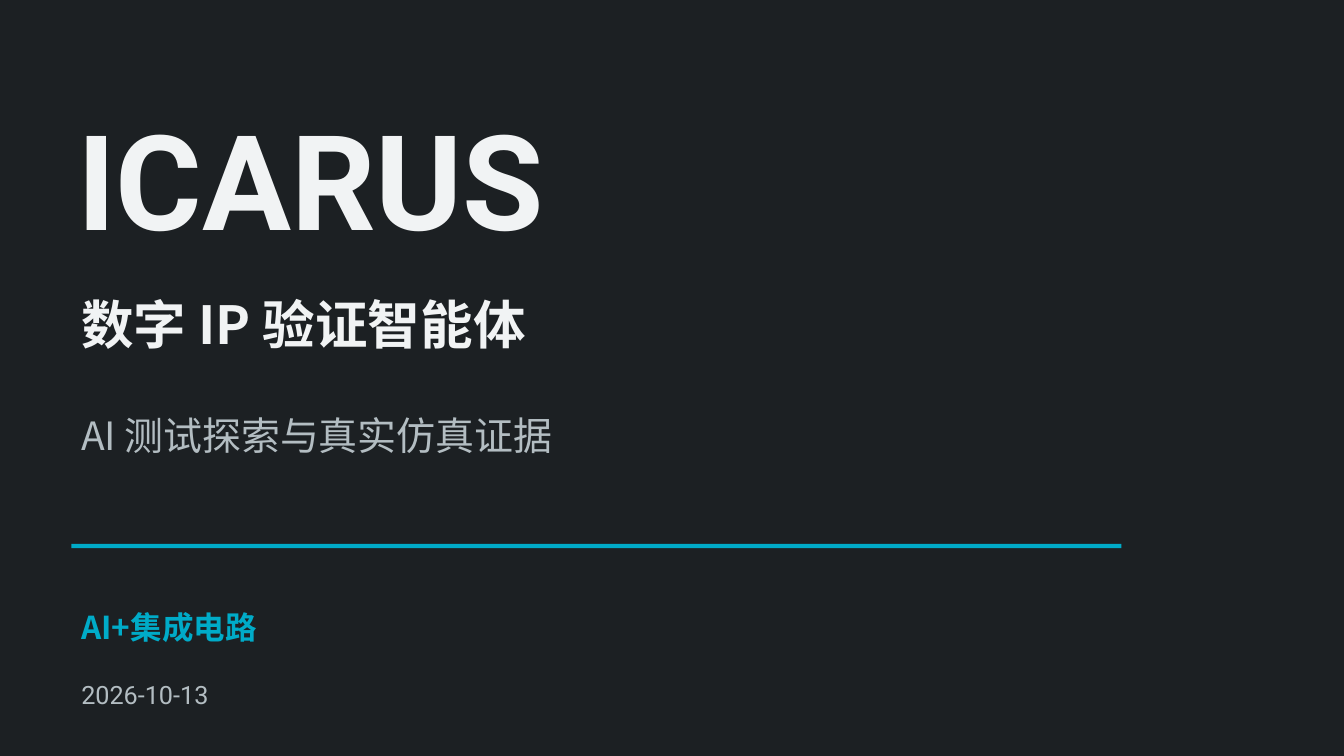
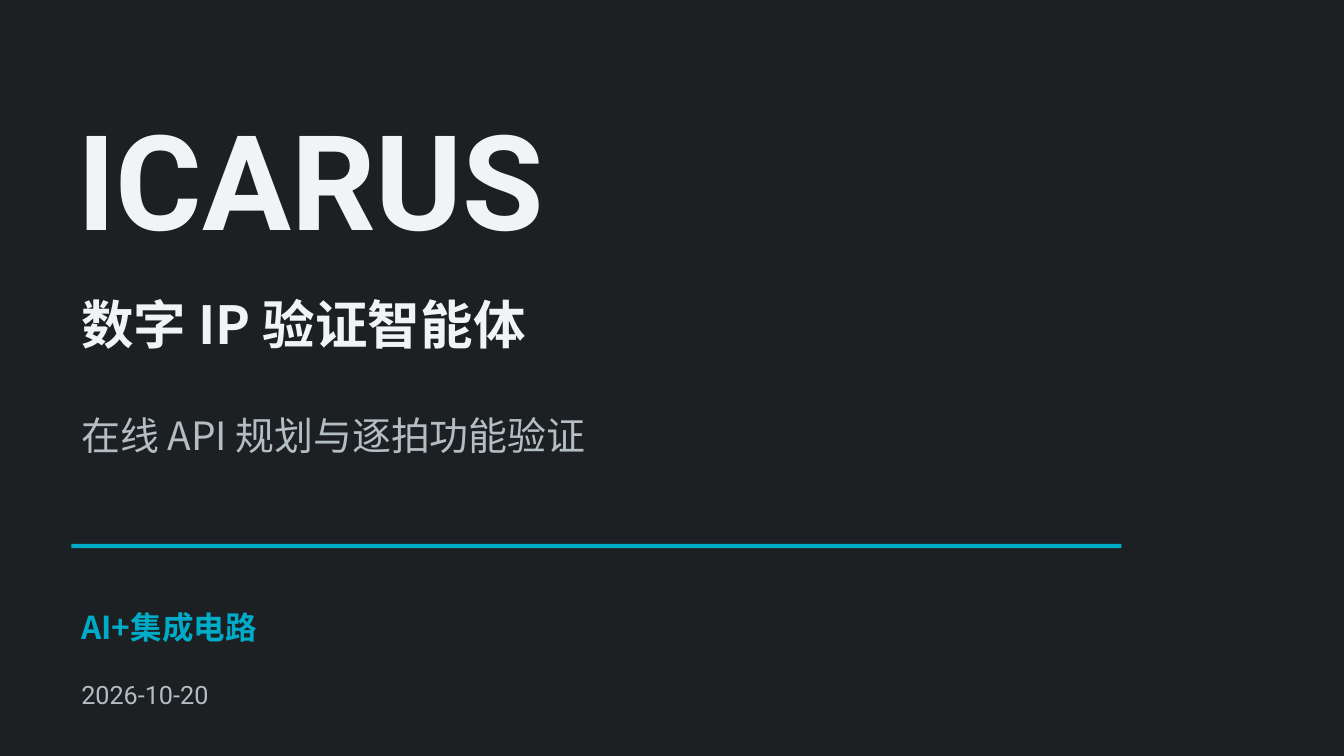
Before and after one commit to TYOCT-13/iverilog-ai-lab, a slide deck: slide 1 of docs/competition/ic/v4/presentation/output/ICARUS_AI_IC_defense_v4.pptx. Drawn at 1344x756 pixels with LibreOffice and Linux fonts; fonts in the diff are those of the drawing. Boxes give left, top, right and bottom in pixels: in the first picture for what was removed or moved away, otherwise in the second. Text is boxed around its words. In the diff, an @@ line names an element or a change of style, - is before the commit and + after.

```diff
--- a/docs/competition/ic/v4/presentation/output/ICARUS_AI_IC_defense_v4.pptx
+++ b/docs/competition/ic/v4/presentation/output/ICARUS_AI_IC_defense_v4.pptx
@@ text at (81, 417, 585, 453): text changed @@
-AI 测试探索与真实仿真证据
+在线 API 规划与逐拍功能验证
@@ text at (81, 686, 208, 704): text changed @@
-2026-10-13
+2026-10-20
```
Also in this commit, not shown: 8 other slides changed, 7 slides added, 7 slides removed, 28 other files.
